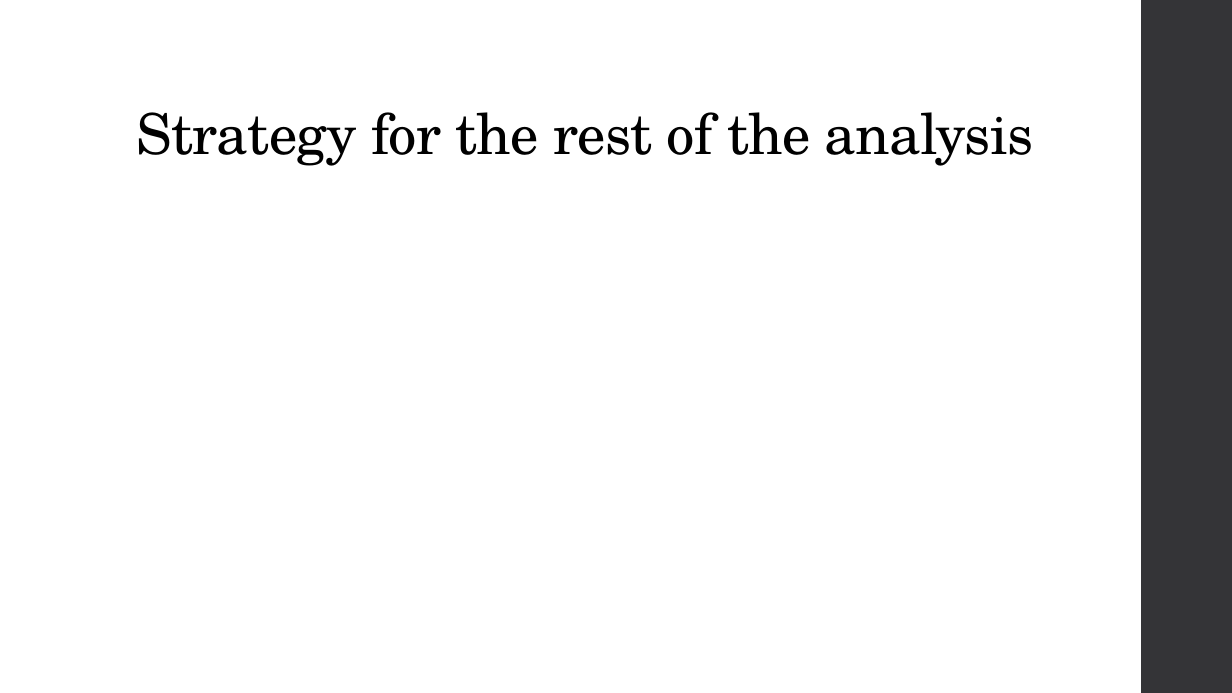
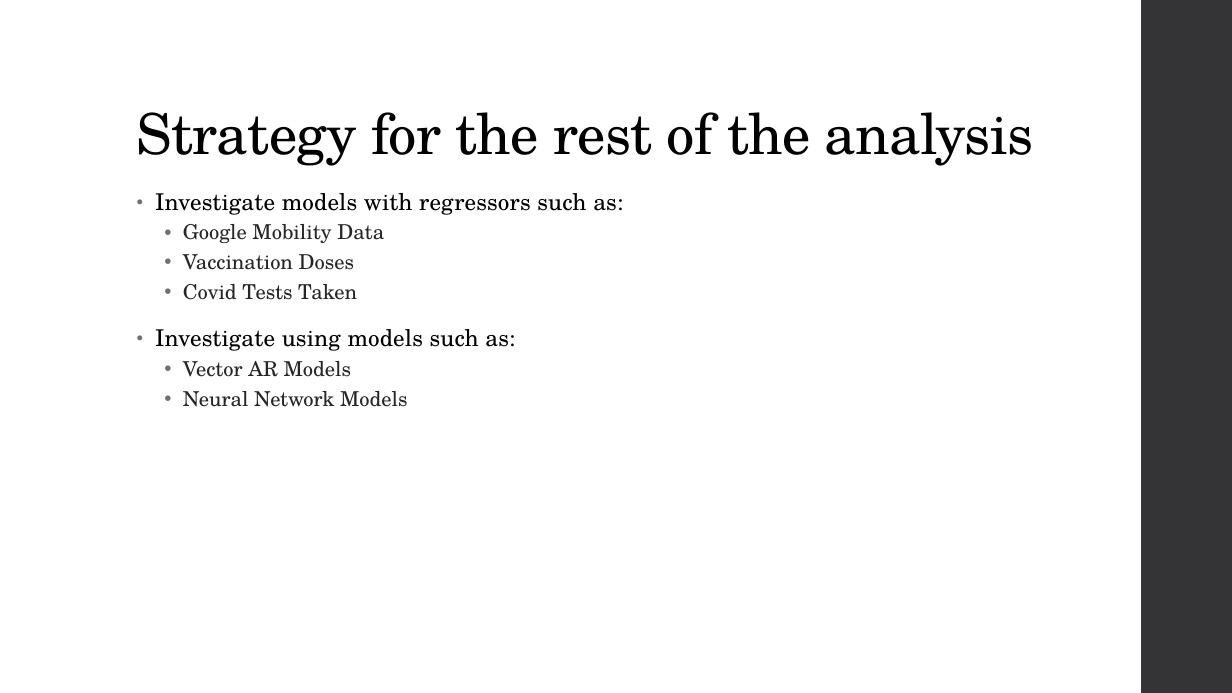
Before and after one commit to C-Stewart-GH/Forecasting_Texas_Covid_Case_Count, a slide deck: slide 14 of PPT_Files/TS_Cameron_Updates.pptx (slide 7 before the commit). Drawn at 1232x693 pixels with LibreOffice and Linux fonts; fonts in the diff are those of the drawing. Boxes give left, top, right and bottom in pixels: in the first picture for what was removed or moved away, otherwise in the second. Text is boxed around its words. In the diff, an @@ line names an element or a change of style, - is before the commit and + after.

Commit message:
Updated Presentation and Code

```diff
--- a/PPT_Files/TS_Cameron_Updates.pptx
+++ b/PPT_Files/TS_Cameron_Updates.pptx
@@ text added at (x1=155, y1=193, x2=623, y2=407), 16 pt, text #262626 @@
+• Investigate models with regressors such as:
+  • Google Mobility Data
+  • Vaccination Doses
+  • Covid Tests Taken
+• Investigate using models such as:
+  • Vector AR Models
+  • Neural Network Models
```
Also in this commit, not shown: 6 other slides changed, 8 slides added, 1 other file.
